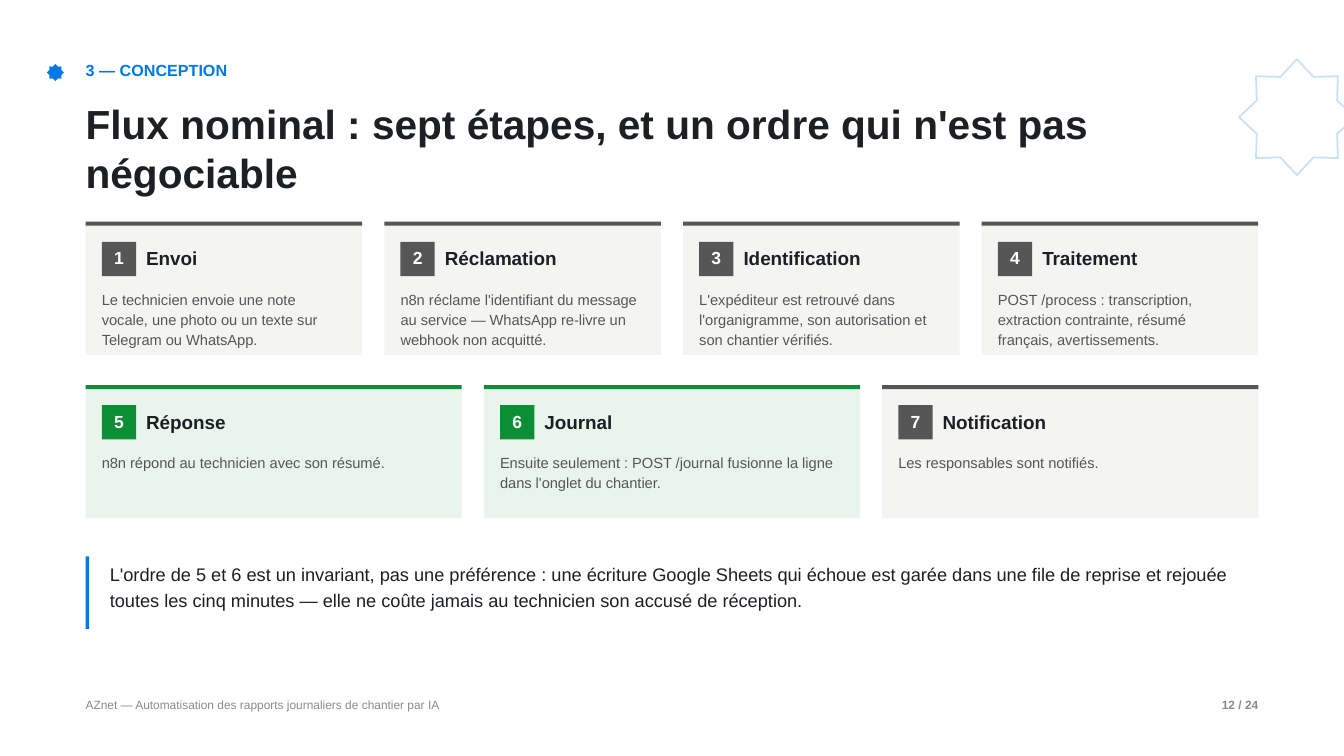
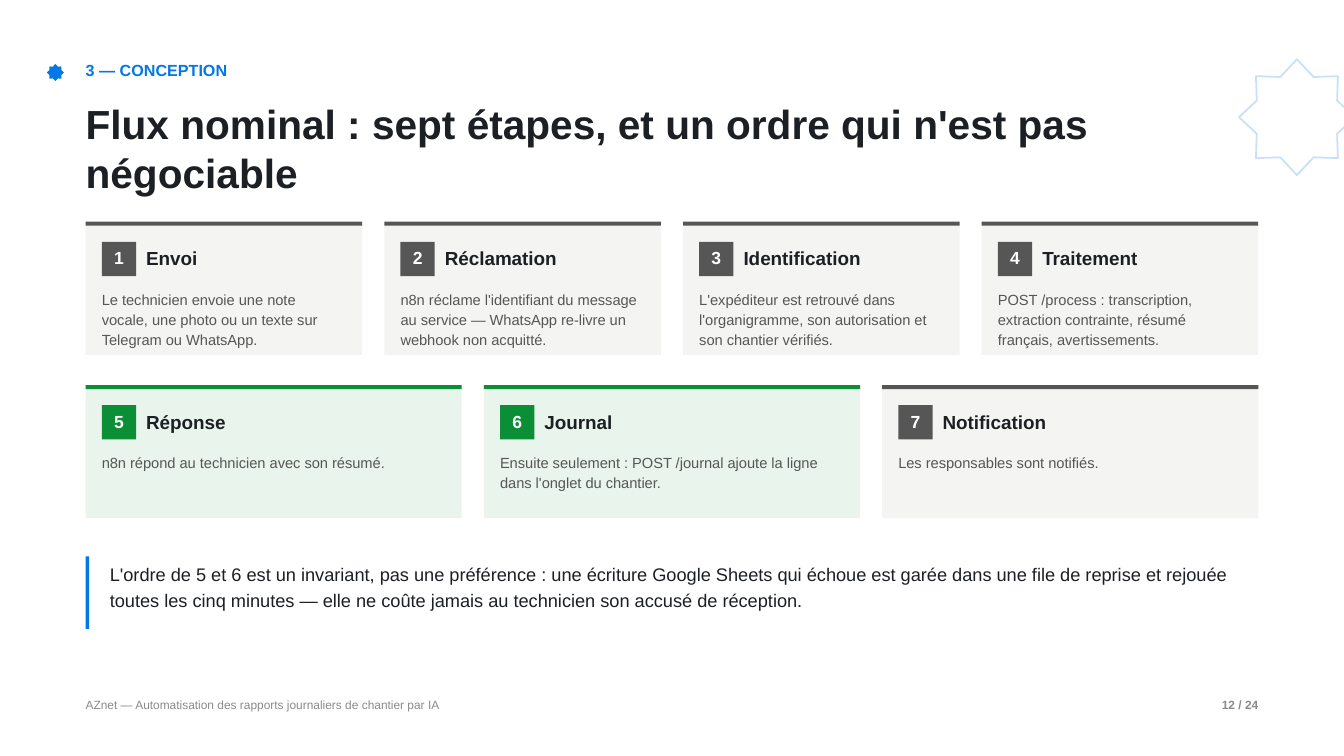
Before and after one commit to yassine808/PFE-aznet, a slide deck: slide 12 of Pres+report/Soutenance-PFE.pptx. Drawn at 1344x756 pixels with LibreOffice and Linux fonts; fonts in the diff are those of the drawing. Boxes give left, top, right and bottom in pixels: in the first picture for what was removed or moved away, otherwise in the second. Text is boxed around its words. In the diff, an @@ line names an element or a change of style, - is before the commit and + after.

```diff
--- a/Pres+report/Soutenance-PFE.pptx
+++ b/Pres+report/Soutenance-PFE.pptx
@@ text at (500,457,818,491): text changed @@
-Ensuite seulement : POST /journal fusionne la ligne dans l'onglet du chantier.
+Ensuite seulement : POST /journal ajoute la ligne dans l'onglet du chantier.
```
Also in this commit, not shown: 4 other slides changed, 6 other files.
